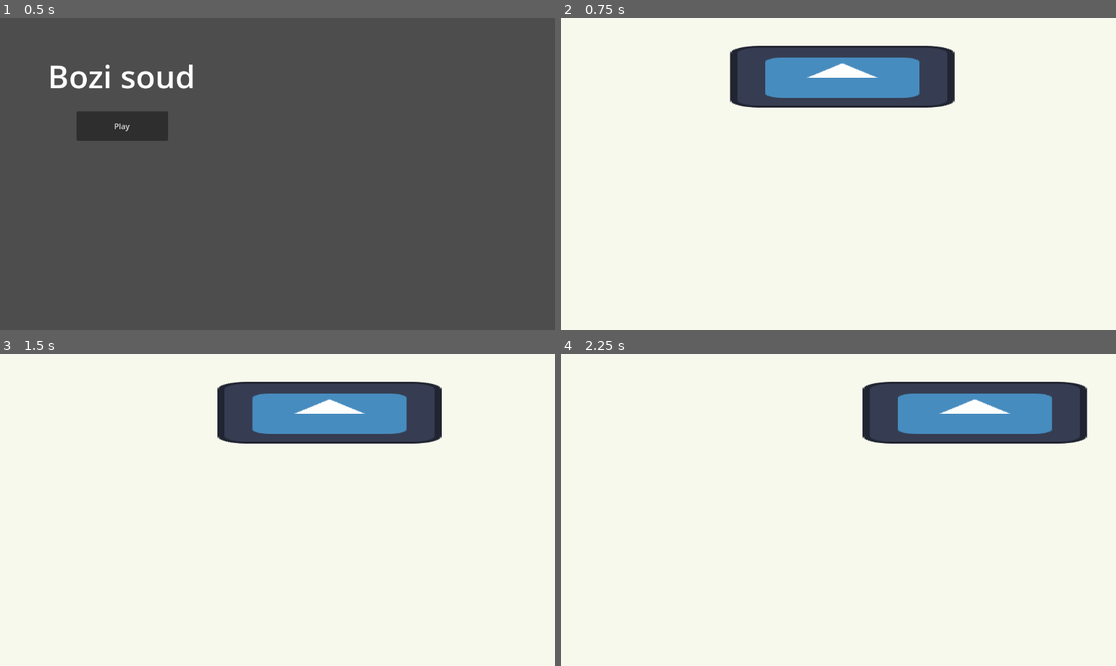
Above: before the commit, frames 1-4 (two rows, left to right).
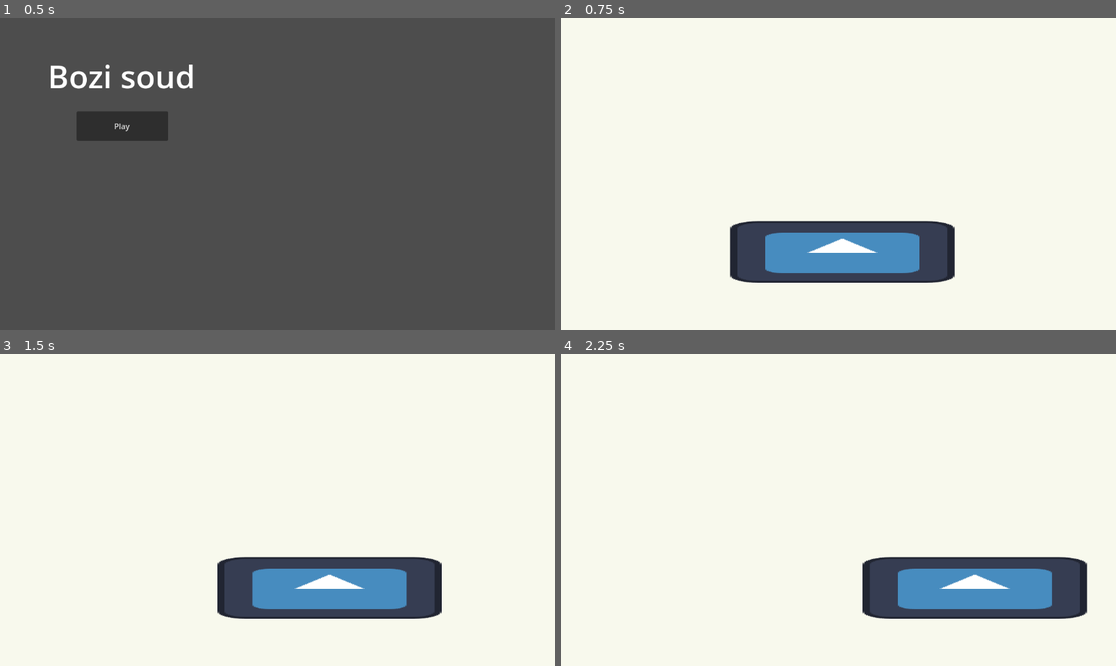
Above: after the commit, the same moments.

Repository: tomkoid/bozi-soud
Game: Godot game, scene res://scenes/menu.tscn
Two runs of this game, one before a commit and one after it. Both use one fixed random seed, a clock stepped at 60 frames per second and the inputs below. The engine's default icon, where the game draws it, is replaced by a stand-in: a white triangle on a blue panel in a dark square.
Inputs:
- Up to frame 1 (0.5 s): no input
- Up to frame 2 (0.75 s): click "Play" at 0.5 s
- Up to frame 3 (1.5 s): tap Enter at 1.25 s; hold D (right_move) from 1.28 s (still down)
- Up to frame 4 (2.25 s): release D (right_move) at 2.03 s; hold A (left_move) from 2.03 s (still down)

Frame 1 is identical in both runs. In frame 2, 15% of the frame differs, in the area x 30-71%, y 8-85%; in frame 3, 15%; in frame 4, 15%, in the area x 54-95%, y 8-85%.

Commit message:
moved player

Diff:
--- a/game.tscn
+++ b/game.tscn
@@ -11,5 +11,5 @@
 color = Color(0.971098, 0.973803, 0.930098, 1)
 
 [node name="Player" parent="." instance=ExtResource("1_suklf")]
-position = Vector2(584, 122)
+position = Vector2(584, 486)
 scale = Vector2(3.64, 1)
Not shown: 1 places in game.tscn that only renumber resources
